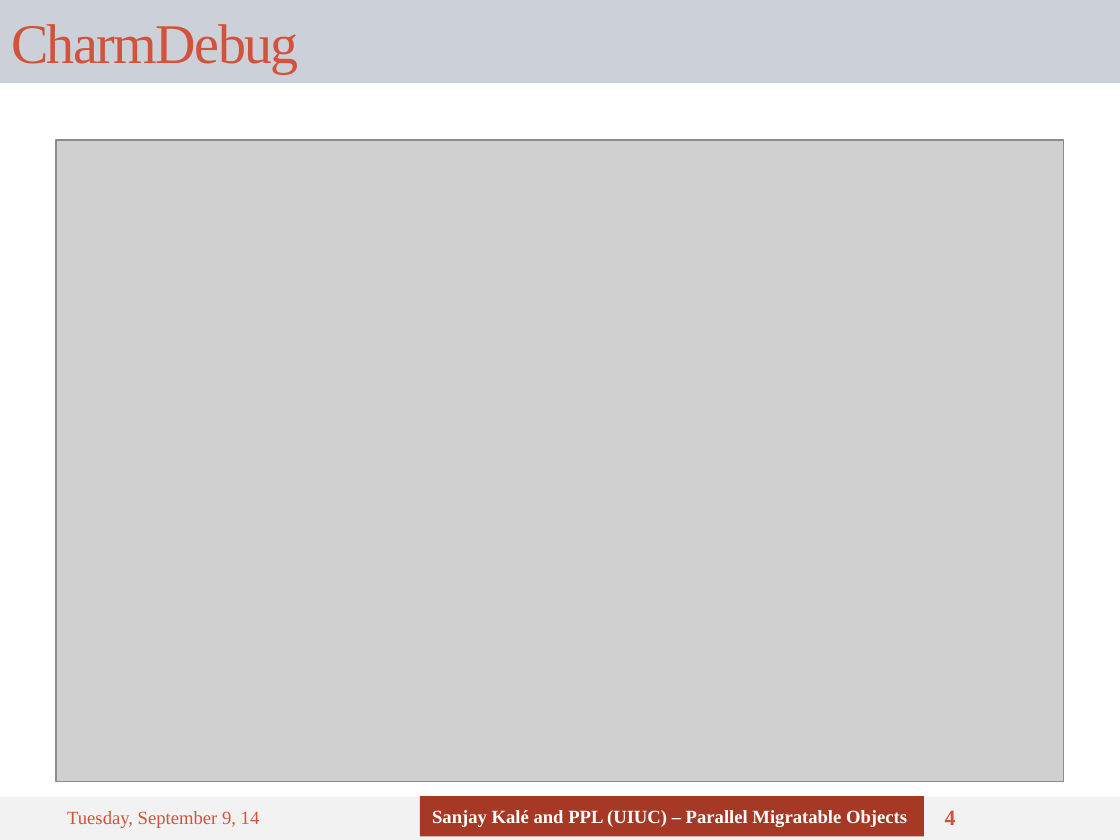
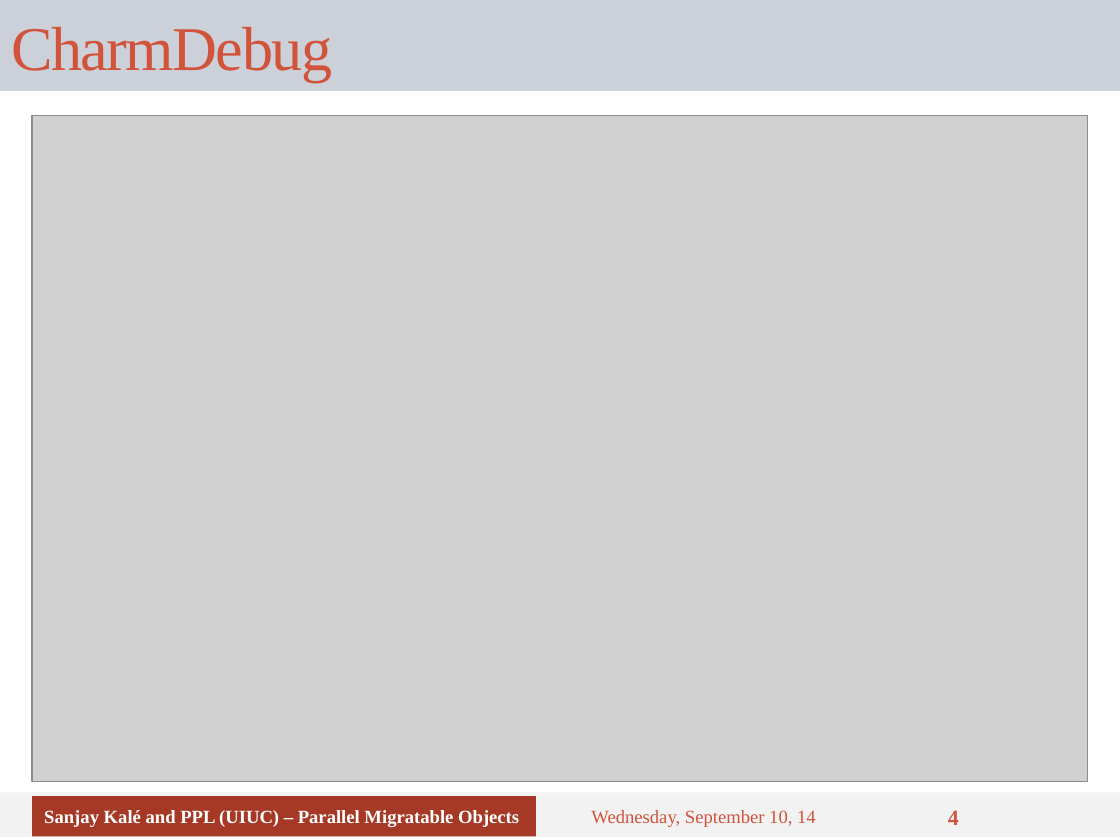
Before and after one commit to UIUC-PPL/charm_tutorial, a slide deck: slide 4 of tutorial-12-debugging-13-optimization.pptx. Drawn at 1120x840 pixels with LibreOffice and Linux fonts; fonts in the diff are those of the drawing; grey boxes stand for pictures. Boxes give left, top, right and bottom in pixels: in the first picture for what was removed or moved away, otherwise in the second. Text is boxed around its words. In the diff, an @@ line names an element or a change of style, - is before the commit and + after.

```diff
--- a/tutorial-12-debugging-13-optimization.pptx
+++ b/tutorial-12-debugging-13-optimization.pptx
@@ title "CharmDebug": place and size @@
-title "CharmDebug" at [0, 0, 1120, 83]
+title "CharmDebug" at [0, 0, 1120, 91]
@@ title "CharmDebug" at [0, 0, 1120, 91]: size 36 to 40 pt @@
@@ picture: place and size @@
-picture at [56, 140, 1064, 782]
+picture at [32, 115, 1088, 781]
@@ rectangle: place and size @@
-rectangle at [0, 797, 1120, 840]
+rectangle at [0, 793, 1120, 838]
@@ rectangle "Sanjay Kalé and PPL (UIUC) ...": place and size @@
-rectangle "Sanjay Kalé and PPL (UIUC) ..." at [420, 796, 924, 837]
+rectangle "Sanjay Kalé and PPL (UIUC) ..." at [32, 796, 536, 837]
@@ text at [591, 810, 816, 827]: text changed @@
-Tuesday, September 9, 14
+Wednesday, September 10, 14
```
Also in this commit, not shown: 20 other slides changed, 1 slide removed.
